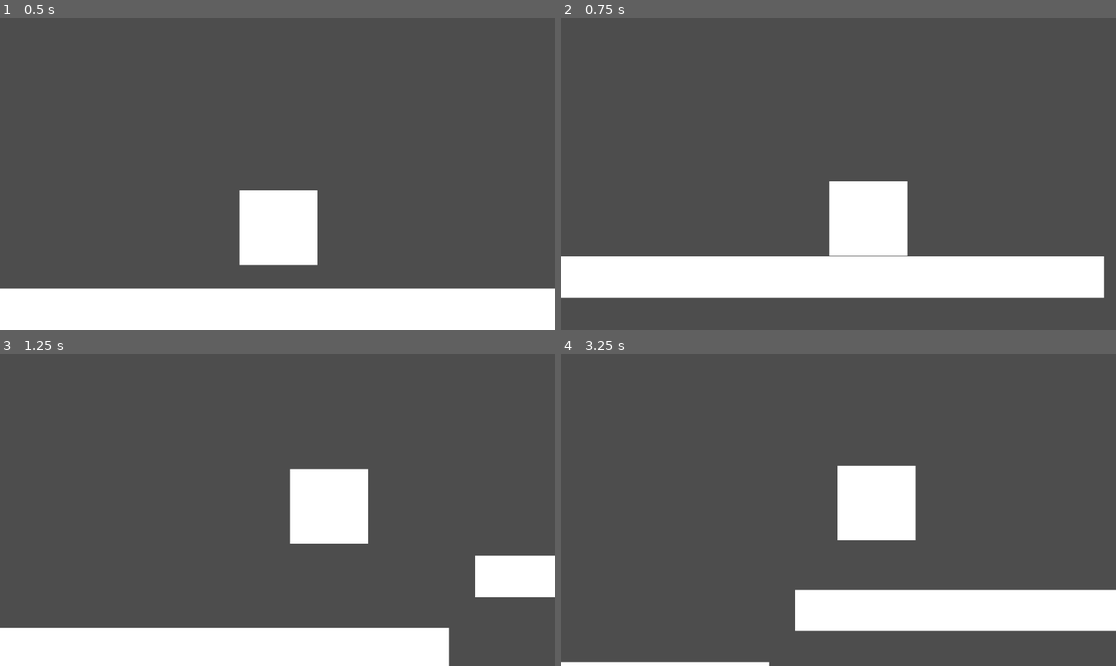
Above: before the commit, frames 1-4 (two rows, left to right).
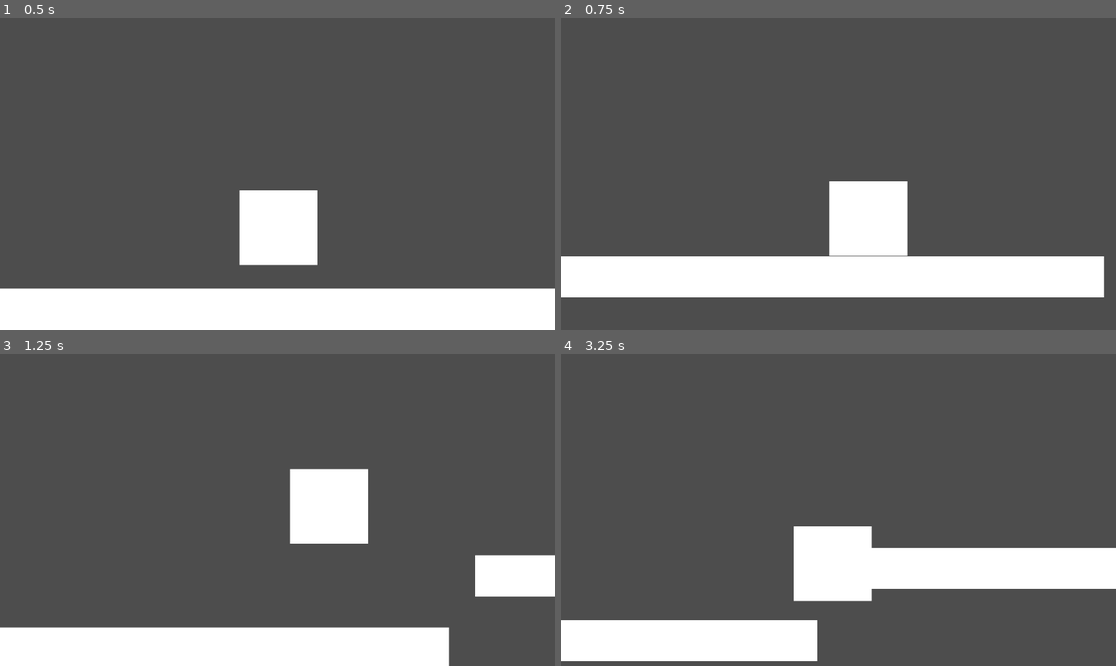
Above: after the commit, the same moments.

Repository: ComradeJustin/game
Game: Godot game, scene res://scenes/node_2d.tscn
Two runs of this game, one before a commit and one after it. Both use one fixed random seed, a clock stepped at 60 frames per second and the inputs below.
Inputs (mouse positions are in pixels of both pictures, inside the frame that each line leads up to):
- Up to frame 1 (0.5 s): no input
- Up to frame 2 (0.75 s): tap Enter (ui_accept) at 0.5 s; move the mouse to (960, 158) at 0.52 s; hold D (move_right) from 0.53 s (still down); tap E (use_weapon) at 0.6 s
- Up to frame 3 (1.25 s): keep holding D (move_right); tap Space (jump) at 0.77 s
- Up to frame 4 (3.25 s): move the mouse to (727, 525) at 1.27 s; tap Shift (Dash) at 1.35 s; tap Space (jump) at 1.52, 3.02 s; tap E (use_weapon) at 1.55, 2.1, 2.85 s; move the mouse to (894, 441) at 2.02 s; release D (move_right) at 2.03 s; hold A (move_left) 2.03-2.78 s; move the mouse to (810, 572) at 2.77 s; hold D (move_right) from 2.78 s (still down)

Frame 1 is identical in both runs. In frame 2, 0.2% of the frame differs, in the area x 0-98%, y 89-90%; in frame 3, 0.5%; in frame 4, 25%, in the area x 0-100%, y 35-100%.
Error after the commit: Invalid assignment of property or key 'rotation' with value of type 'Vector2' on a base object of type 'RayCast2D'. (res://scenes/Systems/Player.gd:38)

Commit message:
RayCast2D thing weapon
might be broken but I did fix the hitbox at least (WIP)

Diff:
--- a/scenes/Systems/Player.gd
+++ b/scenes/Systems/Player.gd
@@ -33,10 +33,9 @@
 
 		#Use weapon
 	if Input.is_action_just_pressed("use_weapon"):
-		if self.attack_dir < Vector2(0,0):
-			print("left")
-		elif self.attack_dir > Vector2(0,0):
-			print("right")
+		print("WIP")
+		attack_dir = get_local_mouse_position()
+		$"Attack hitbox".rotation = attack_dir
 
 
 
--- a/scenes/node_2d.tscn
+++ b/scenes/node_2d.tscn
@@ -35,16 +35,6 @@
 scale = Vector2(10, 10)
 shape = SubResource("RectangleShape2D_22lk8")
 
-[node name="RAttack Hitbox" type="CollisionShape2D" parent="CharacterBody2D"]
-position = Vector2(104.75, 1)
-scale = Vector2(10, 10)
-shape = SubResource("RectangleShape2D_22lk8")
-
-[node name="LAttack Hitbox" type="CollisionShape2D" parent="CharacterBody2D"]
-position = Vector2(-100, 3.55271e-15)
-scale = Vector2(10, 10)
-shape = SubResource("RectangleShape2D_22lk8")
-
 [node name="Player Mesh" type="MeshInstance2D" parent="CharacterBody2D"]
 position = Vector2(2, 0.500004)
 scale = Vector2(162, 155)
@@ -56,9 +46,8 @@
 position_smoothing_enabled = true
 position_smoothing_speed = 4.0
 
-[node name="RayCast2D" type="RayCast2D" parent="CharacterBody2D"]
-position = Vector2(83, 0)
-target_position = Vector2(52, 0)
+[node name="Attack hitbox" type="RayCast2D" parent="CharacterBody2D"]
+target_position = Vector2(147, 0)
 
 [node name="StaticBody2D2" type="StaticBody2D" parent="."]
 position = Vector2(1210, 88)
